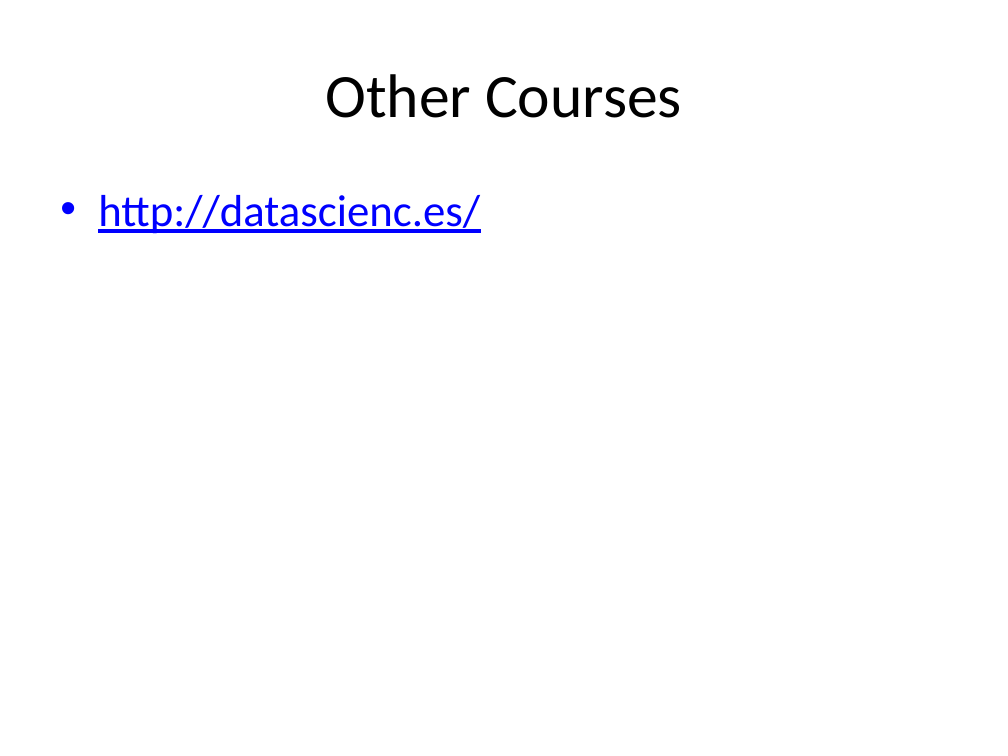
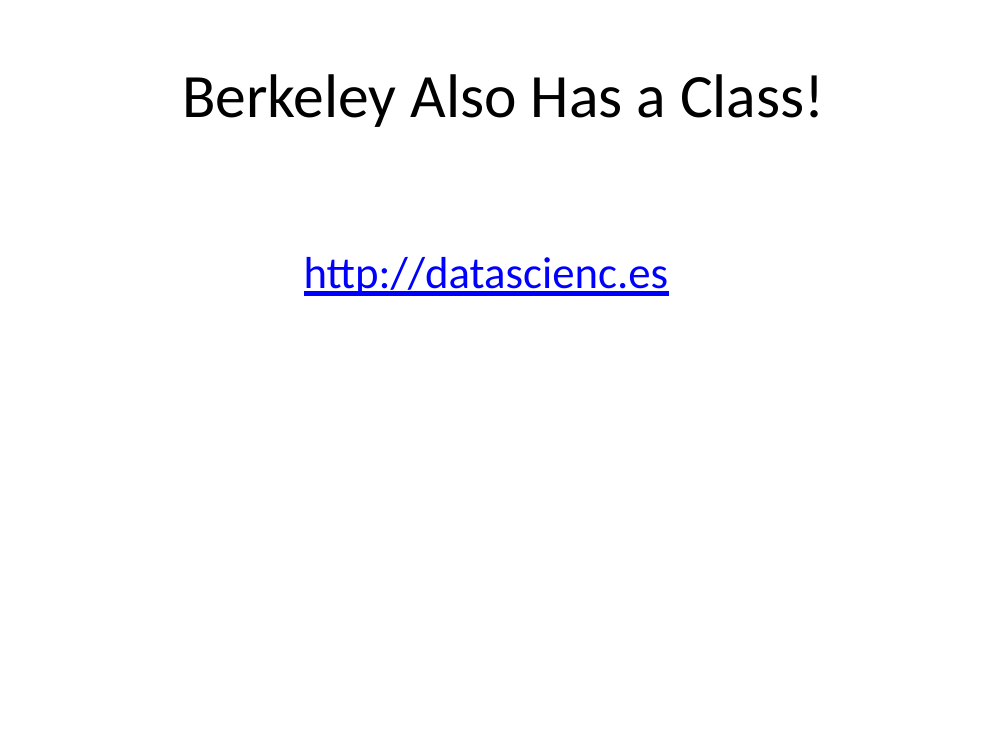
Before and after one commit to dataiap/dataiap, a slide deck: slide 30 of lectures/day6.pptx. Drawn at 1008x756 pixels with LibreOffice and Linux fonts; fonts in the diff are those of the drawing. Boxes give left, top, right and bottom in pixels: in the first picture for what was removed or moved away, otherwise in the second. Text is boxed around its words. In the diff, an @@ line names an element or a change of style, - is before the commit and + after.

```diff
--- a/lectures/day6.pptx
+++ b/lectures/day6.pptx
@@ title at (x1=182, y1=74, x2=825, y2=127): text changed @@
-Other Courses
+Berkeley Also Has a Class!
@@ text at (x1=304, y1=257, x2=669, y2=296): text changed @@
-• http://datascienc.es/
+http://datascienc.es
```
Also in this commit, not shown: 12 other slides changed.
